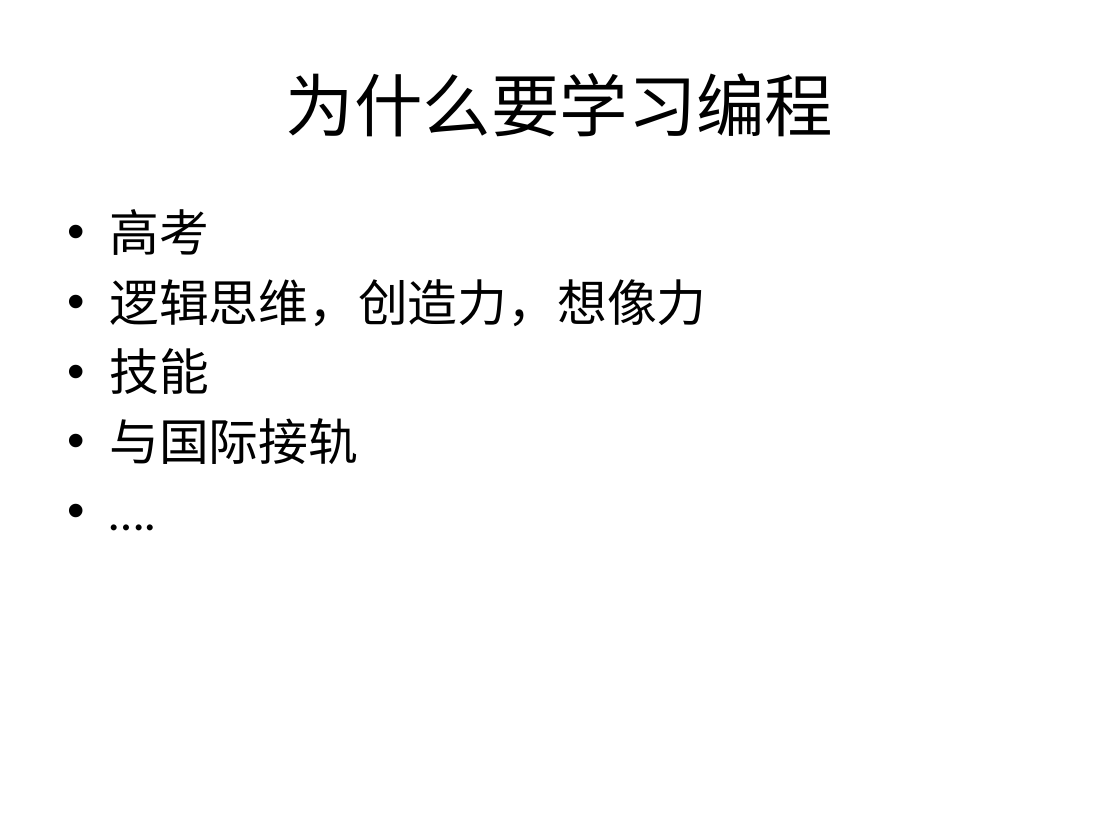
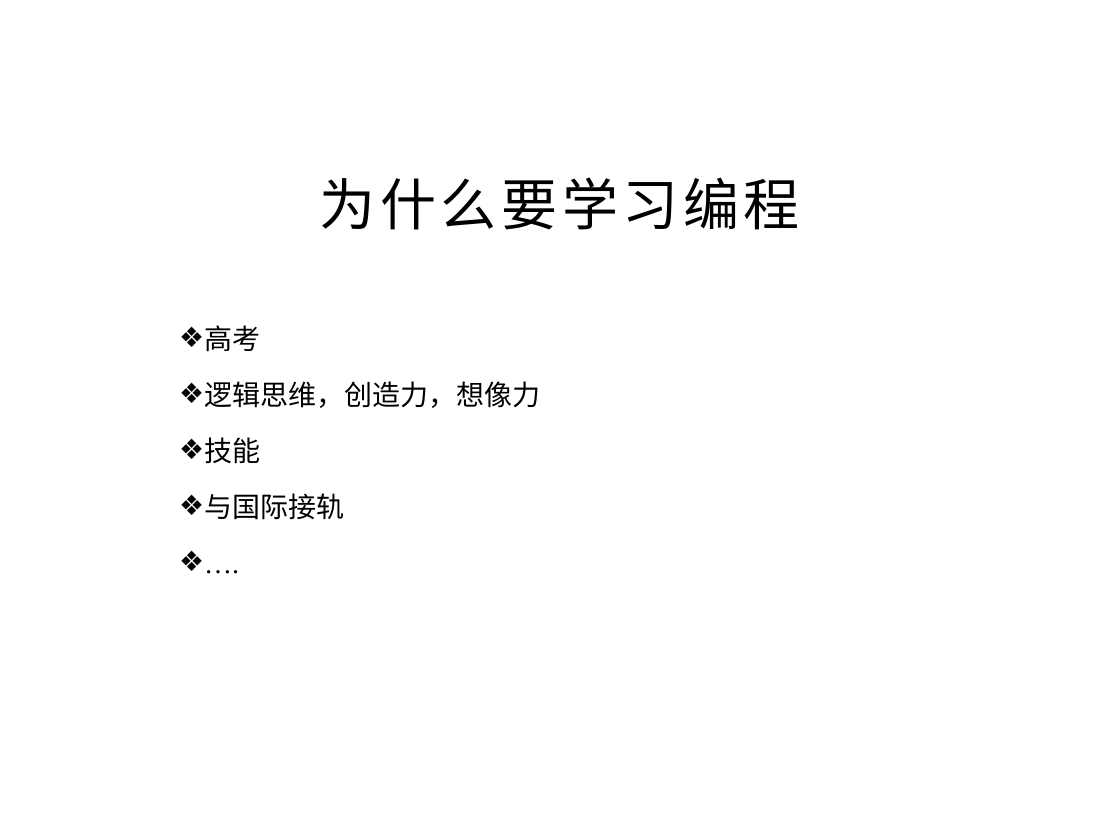
Before and after one commit to tjvictor/PublicCode, a slide deck: slide 2 of Public Class Presentation.pptx. Drawn at 1120x840 pixels with LibreOffice and Linux fonts; fonts in the diff are those of the drawing; background and template pictures are left out. Boxes give left, top, right and bottom in pixels: in the first picture for what was removed or moved away, otherwise in the second. Text is boxed around its words. In the diff, an @@ line names an element or a change of style, - is before the commit and + after.

```diff
--- a/Public Class Presentation.pptx
+++ b/Public Class Presentation.pptx
@@ title "为什么要学习编程": place and size @@
-title "为什么要学习编程" at [286,73,833,137]
+title "为什么要学习编程" at [320,177,800,230]
@@ title "为什么要学习编程" at [320,177,800,230]: size 44 to 36 pt, letter spacing 0 to 3 pt; vertical alignment middle to bottom @@
@@ text "高考": place and size @@
-text "高考" at [109,209,707,464]
+text "高考" at [204,325,540,520]
@@ text "高考" at [204,325,540,520]: size 32 to 18 pt, font Calibri to Times New Roman; bullet • to ❖; line spacing 1 to 1.5; less space between paragraphs @@
```
Also in this commit, not shown: 4 other slides changed.
